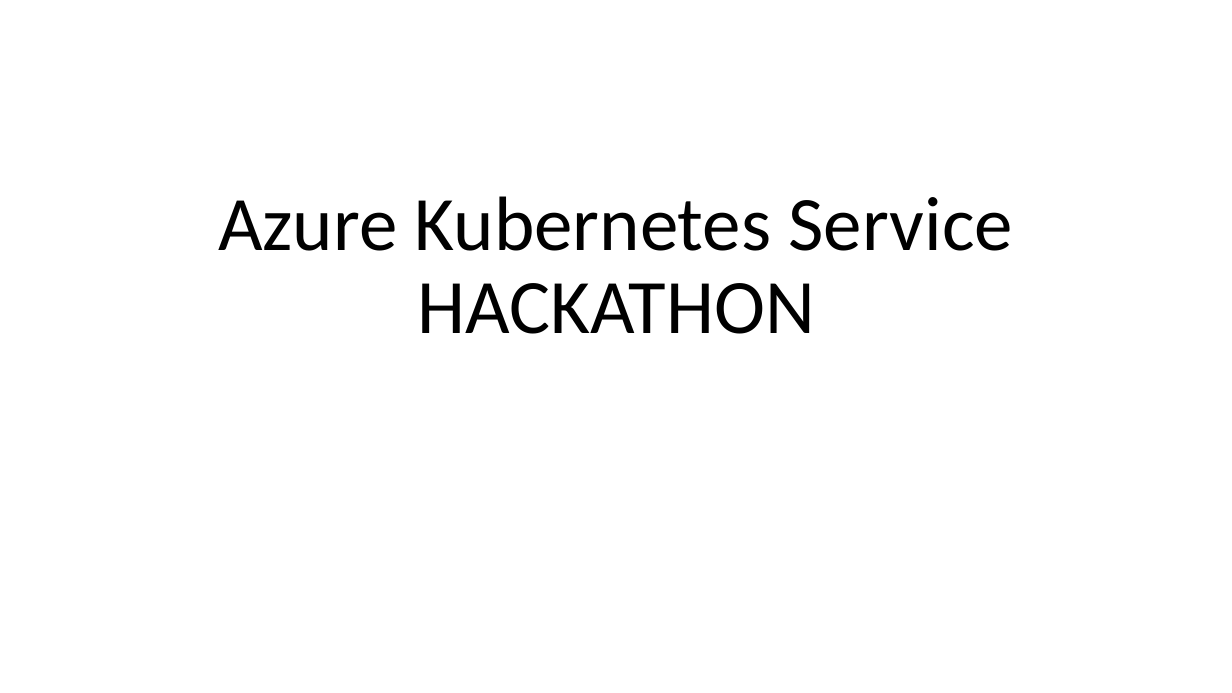
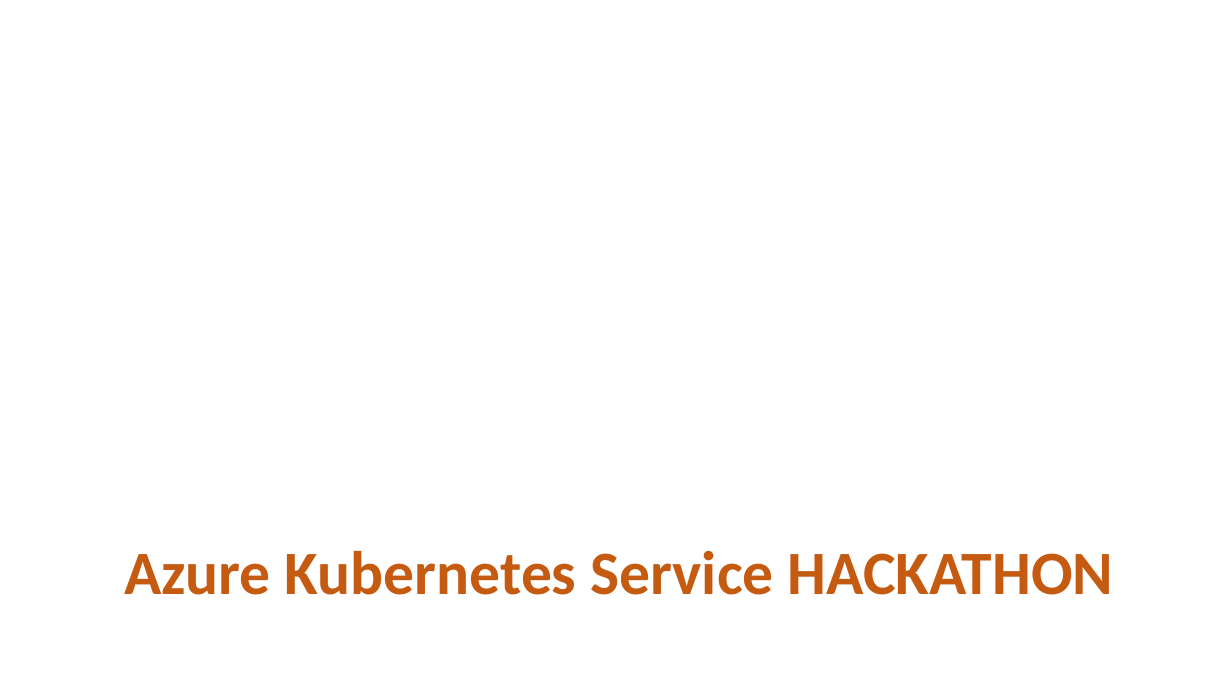
Before and after one commit to sumitkute/kubehack, a slide deck: slide 1 of assets/instructions/Azure Kubernetes Service HACKATON.pptx. Drawn at 1232x693 pixels with LibreOffice and Linux fonts; fonts in the diff are those of the drawing; background and template pictures are left out. Boxes give left, top, right and bottom in pixels: in the first picture for what was removed or moved away, otherwise in the second. Text is boxed around its words. In the diff, an @@ line names an element or a change of style, - is before the commit and + after.

```diff
--- a/assets/instructions/Azure Kubernetes Service HACKATON.pptx
+++ b/assets/instructions/Azure Kubernetes Service HACKATON.pptx
@@ rectangle added at (x1=0, y1=538, x2=1232, y2=613), fill #FFFFFF at 93% opacity @@
@@ title "Azure Kubernetes Service HACKATHON" moved from (x1=218, y1=196, x2=1013, y2=334) to (x1=124, y1=550, x2=1114, y2=595) @@
@@ title "Azure Kubernetes Service HACKATHON" at (x1=124, y1=550, x2=1114, y2=595): size 60 to 48 pt, text colour #000000 to #C55A11, bold on; vertical alignment bottom to middle @@
```
Also in this commit, not shown: 1 other slide changed, 9 slides added, 3 other files.
